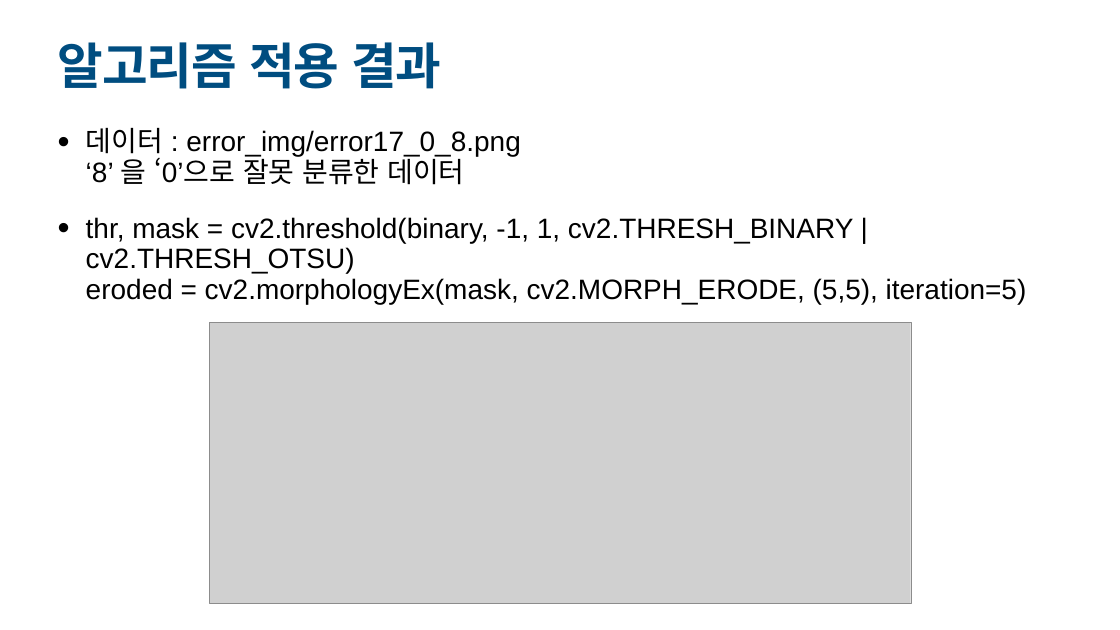
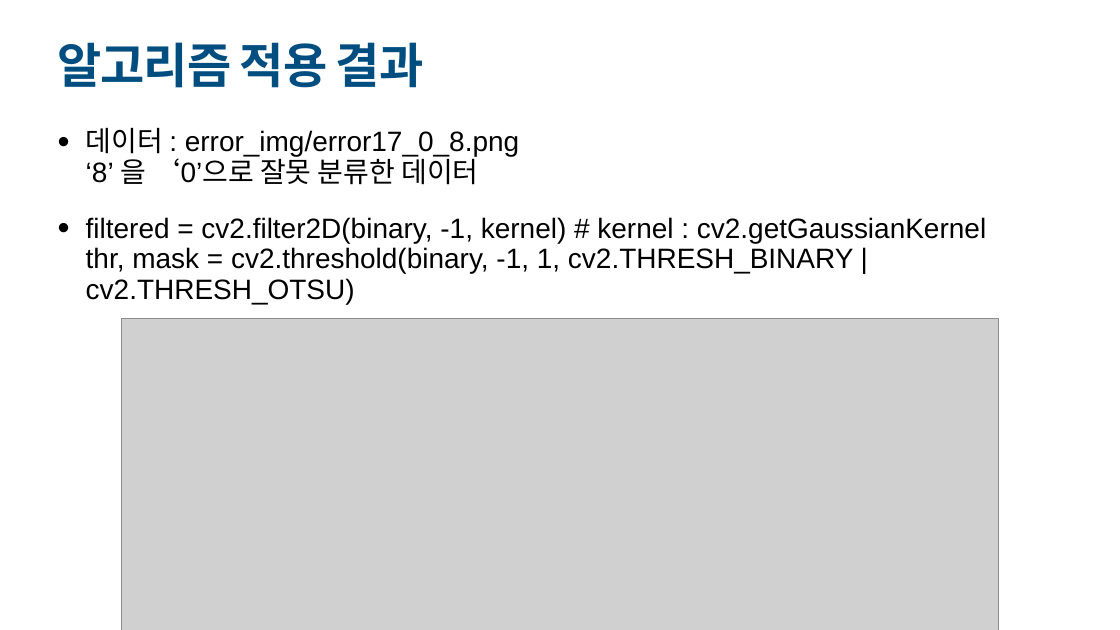
Before and after one commit to jun4879/cbnu_21_2_vision, a slide deck: slide 6 of 컴퓨터비전 중간 데이터/산업컴퓨터비전실제_중간프로젝트_김준태.pptx. Drawn at 1120x630 pixels with LibreOffice and Linux fonts; fonts in the diff are those of the drawing; grey boxes stand for pictures. Boxes give left, top, right and bottom in pixels: in the first picture for what was removed or moved away, otherwise in the second. Text is boxed around its words. In the diff, an @@ line names an element or a change of style, - is before the commit and + after.

```diff
--- a/컴퓨터비전 중간 데이터/산업컴퓨터비전실제_중간프로젝트_김준태.pptx
+++ b/컴퓨터비전 중간 데이터/산업컴퓨터비전실제_중간프로젝트_김준태.pptx
@@ title "알고리즘 적용 결과" at (58,42,423,88): size 85 to 82.5 pt, letter spacing -1.7 to -1.9 pt @@
@@ text at (86,217,986,304): text changed @@
-• thr, mask = cv2.threshold(binary, -1, 1, cv2.THRESH_BINARY | cv2.THRESH_OTSU)
-  eroded = cv2.morphologyEx(mask, cv2.MORPH_ERODE, (5,5), iteration=5)
+• filtered = cv2.filter2D(binary, -1, kernel) # kernel : cv2.getGaussianKernel
+  thr, mask = cv2.threshold(binary, -1, 1, cv2.THRESH_BINARY | cv2.THRESH_OTSU)
@@ picture: place and size @@
-picture at (209,322,910,603)
+picture at (121,318,999,630)
```
Also in this commit, not shown: 6 other slides changed, 1 slide added, 2 other files.
